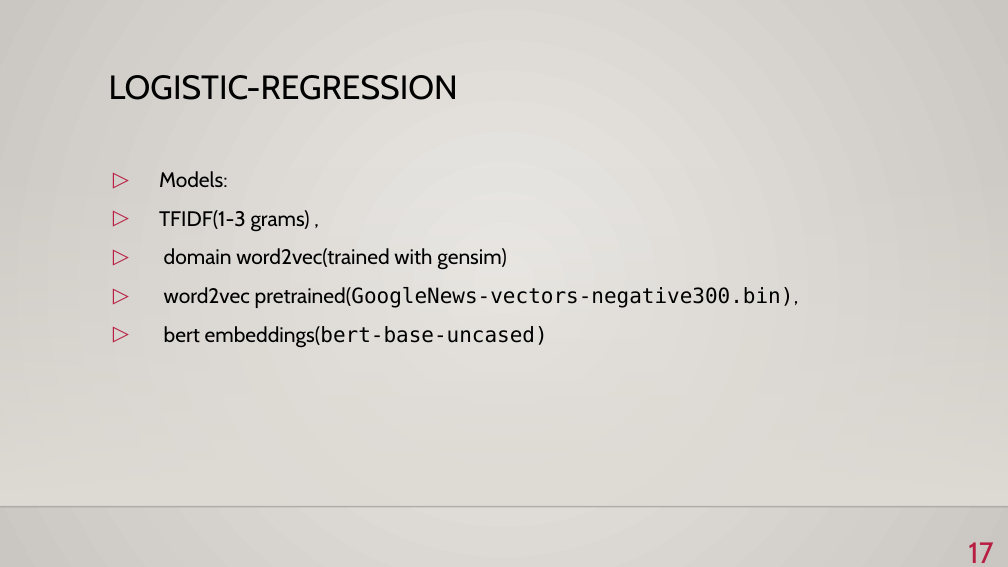
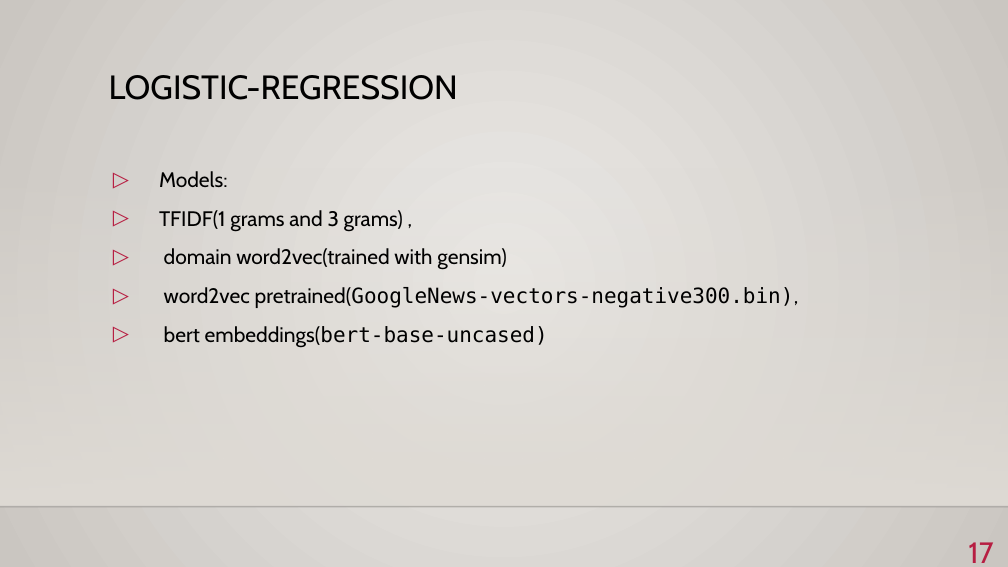
Before and after one commit to BKmarian/Reddit-Stress-Analisys, a slide deck: slide 17 of bionlp.pptx. Drawn at 1008x567 pixels with LibreOffice and Linux fonts; fonts in the diff are those of the drawing; background and template pictures are left out. Boxes give left, top, right and bottom in pixels: in the first picture for what was removed or moved away, otherwise in the second. Text is boxed around its words. In the diff, an @@ line names an element or a change of style, - is before the commit and + after.

```diff
--- a/bionlp.pptx
+++ b/bionlp.pptx
@@ text at [159, 210, 403, 232]: text changed @@
-▷ TFIDF(1-3 grams) ,
+▷ TFIDF(1 grams and 3 grams) ,
```
Also in this commit, not shown: 7 other slides changed, 1 slide added.
